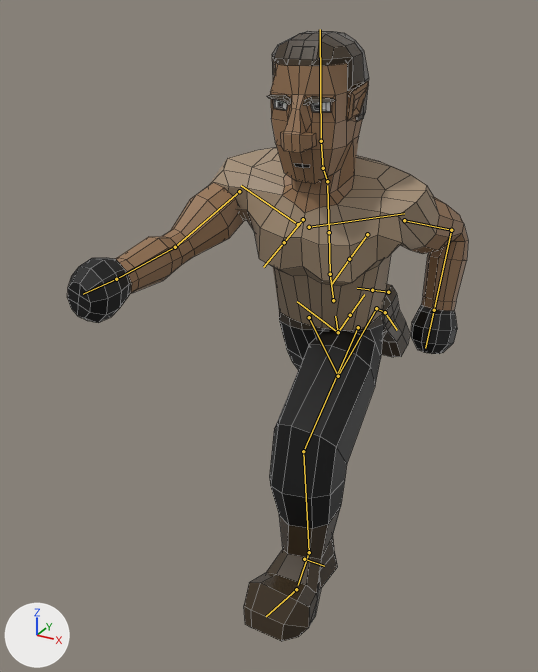
One commit to the FBX model Assets/PlayerModel.fbx: the scene before it, then after it.
Before and after are seen from a 50 mm camera at (1.22, -2.73, 2.41) aimed at (-0.25, -0.05, 1.07). The lights are fixed; the arrows at lower left show +X, +Y and +Z. The picture after the commit comes second. Both versions are drawn at frame 9 of the action 'Running '; the numbers are the values there. The bones that change, and the others that lie on the model, are drawn over the model as lines. Mesh edges are drawn as thin lines.

The first picture shows 'Human.Mesh'.
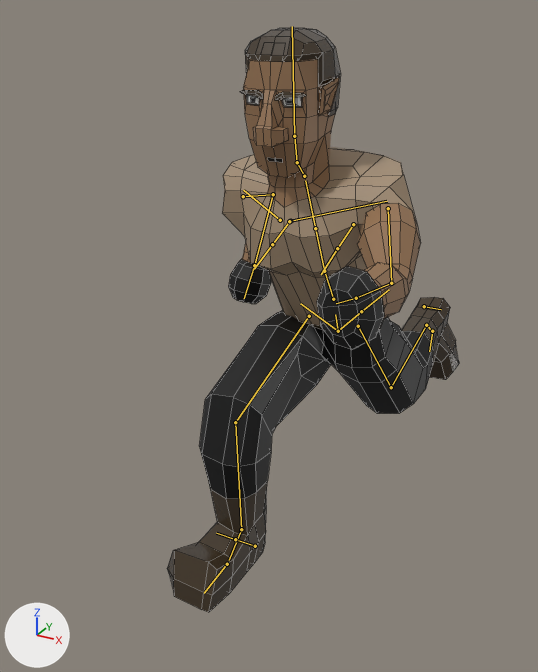
Pixel boxes (x1, y1, x2, y2) of what changed, in the pictures (538 x 672 px):
'Human.Mesh', posed (27% narrower)
    before: (68, 31, 468, 641)
    after: (167, 28, 459, 612)
bone 'spine.001', root to tip
    before: (333, 300) to (330, 274)
    after: (333, 299) to (324, 271)
bone 'spine.005', root to tip
    before: (323, 168) to (321, 141)
    after: (297, 162) to (294, 136)
bone 'shoulder.L', root to tip
    before: (309, 227) to (404, 213)
    after: (290, 221) to (387, 201)
bone 'upper_arm.L', root to tip
    before: (404, 220) to (451, 230)
    after: (388, 208) to (391, 283)
bone 'forearm.L', root to tip
    before: (451, 230) to (434, 310)
    after: (391, 283) to (356, 298)
bone 'shoulder.R', root to tip
    before: (298, 224) to (241, 185)
    after: (280, 220) to (243, 190)
bone 'upper_arm.R', root to tip
    before: (239, 191) to (175, 247)
    after: (243, 196) to (273, 194)
bone 'forearm.R', root to tip
    before: (175, 247) to (116, 279)
    after: (273, 194) to (254, 265)
bone 'pelvis.L', root to tip
    before: (338, 332) to (350, 315)
    after: (338, 331) to (361, 311)
bone 'thigh.L', root to tip
    before: (358, 327) to (303, 451)
    after: (358, 326) to (391, 387)
bone 'shin.L', root to tip
    before: (303, 451) to (309, 552)
    after: (391, 387) to (426, 325)
bone 'foot.L', root to tip
    before: (309, 552) to (298, 585)
    after: (426, 325) to (431, 330)
bone 'toe.L', root to tip
    before: (296, 589) to (266, 616)
    after: (432, 331) to (429, 351)
bone 'pelvis.R', root to tip
    before: (338, 332) to (297, 301)
    after: (338, 331) to (300, 303)
bone 'thigh.R', root to tip
    before: (309, 317) to (338, 376)
    after: (309, 316) to (235, 422)
bone 'foot.R', root to tip
    before: (376, 308) to (384, 312)
    after: (241, 529) to (229, 560)
bone 'toe.R', root to tip
    before: (385, 312) to (397, 330)
    after: (227, 564) to (204, 593)

Patch to the scene script:
```diff
--- a/Assets/PlayerModel.fbx.py
+++ b/Assets/PlayerModel.fbx.py
@@ bone_spine_001 @@
 bone_spine_001 = bpy.data.objects['Human'].pose.bones['spine.001']  # child of 'spine'
-bone_spine_001.rotation_quaternion = (0.991, 0.13, -0.015, -0.041)  # degrees (15, -1, -5)
+bone_spine_001.rotation_quaternion = (0.991, 0.128, 0.015, 0.041)  # degrees (15, 1, 5)
@@ bone_spine_005 @@
 bone_spine_005 = bpy.data.objects['Human'].pose.bones['spine.005']  # child of 'spine.004'
-bone_spine_005.rotation_quaternion = (0.991, -0.13, 0.015, 0.041)  # degrees (-15, 2, 4)
+bone_spine_005.rotation_quaternion = (0.991, -0.129, -0.015, -0.041)  # degrees (-15, -2, -4)
@@ bone_shoulder_l @@
 bone_shoulder_l = bpy.data.objects['Human'].pose.bones['shoulder.L']  # child of 'spine.003'
-bone_shoulder_l.location = (-0.002, 0.001, 0.0)
-bone_shoulder_l.rotation_quaternion = (0.998, -0.013, 0.008, 0.058)  # degrees (-1, 1, 7)
+bone_shoulder_l.location = (0.002, -0.001, 0.001)
+bone_shoulder_l.rotation_quaternion = (0.997, 0.015, -0.01, -0.072)  # degrees (2, -1, -8)
@@ bone_upper_arm_l @@
 bone_upper_arm_l = bpy.data.objects['Human'].pose.bones['upper_arm.L']  # child of 'shoulder.L'
-bone_upper_arm_l.rotation_quaternion = (0.767, -0.201, 0.356, -0.496)  # degrees (-45, 20, -74)
+bone_upper_arm_l.rotation_quaternion = (0.658, 0.377, -0.519, -0.395)  # degrees (79, -23, -81)
@@ bone_forearm_l @@
 bone_forearm_l = bpy.data.objects['Human'].pose.bones['forearm.L']  # child of 'upper_arm.L'
-bone_forearm_l.rotation_quaternion = (0.732, 0.667, -0.027, -0.138)  # degrees (84, 8, -14)
+bone_forearm_l.rotation_quaternion = (0.936, 0.332, -0.009, -0.117)  # degrees (39, 3, -13)
@@ bone_shoulder_r @@
 bone_shoulder_r = bpy.data.objects['Human'].pose.bones['shoulder.R']  # child of 'spine.003'
-bone_shoulder_r.location = (-0.001, -0.001, 0.0)
-bone_shoulder_r.rotation_quaternion = (0.998, 0.012, 0.008, 0.058)  # degrees (1, 1, 7)
+bone_shoulder_r.location = (0.002, 0.001, -0.001)
+bone_shoulder_r.rotation_quaternion = (0.997, -0.017, -0.01, -0.072)  # degrees (-2, -1, -8)
@@ bone_upper_arm_r @@
 bone_upper_arm_r = bpy.data.objects['Human'].pose.bones['upper_arm.R']  # child of 'shoulder.R'
-bone_upper_arm_r.rotation_quaternion = (0.665, 0.448, 0.465, 0.374)  # degrees (80, 17, 73)
+bone_upper_arm_r.rotation_quaternion = (0.737, -0.269, -0.357, 0.506)  # degrees (-52, -15, 76)
@@ bone_forearm_r @@
 bone_forearm_r = bpy.data.objects['Human'].pose.bones['forearm.R']  # child of 'upper_arm.R'
-bone_forearm_r.rotation_quaternion = (0.976, 0.2, 0.026, 0.075)  # degrees (23, 1, 9)
+bone_forearm_r.rotation_quaternion = (0.676, 0.718, 0.095, 0.135)  # degrees (93, -4, 19)
@@ bone_pelvis_l @@
 bone_pelvis_l = bpy.data.objects['Human'].pose.bones['pelvis.L']  # child of 'spine'
-bone_pelvis_l.rotation_quaternion = (0.998, 0.021, -0.039, -0.041)  # degrees (3, -4, -5)
+bone_pelvis_l.rotation_quaternion = (0.997, -0.026, 0.048, 0.05)  # degrees (-3, 6, 6)
@@ bone_thigh_l @@
 bone_thigh_l = bpy.data.objects['Human'].pose.bones['thigh.L']  # child of 'spine'
-bone_thigh_l.rotation_quaternion = (0.853, -0.522, -0.022, 0.0)  # degrees (-63, -2, 1)
+bone_thigh_l.rotation_quaternion = (0.938, 0.345, 0.015, 0.0)  # degrees (40, 2, 1)
@@ bone_shin_l @@
 bone_shin_l = bpy.data.objects['Human'].pose.bones['shin.L']  # child of 'thigh.L'
-bone_shin_l.rotation_quaternion = (0.866, 0.5, 0.0, 0.0)  # degrees (60, 0, 0)
+bone_shin_l.rotation_quaternion = (0.89, 0.456, 0.0, 0.0)  # degrees (54, 0, 0)
@@ bone_foot_l @@
 bone_foot_l = bpy.data.objects['Human'].pose.bones['foot.L']  # child of 'shin.L'
-bone_foot_l.rotation_quaternion = (0.996, 0.087, 0.0, 0.0)  # degrees (10, 0, 0)
+bone_foot_l.rotation_quaternion = (0.992, 0.13, 0.0, 0.0)  # degrees (15, 0, 0)
@@ bone_toe_l @@
 bone_toe_l = bpy.data.objects['Human'].pose.bones['toe.L']  # child of 'foot.L'
-bone_toe_l.rotation_quaternion = (0.991, 0.129, 0.011, -0.012)  # degrees (15, 1, -1)
+bone_toe_l.rotation_quaternion = (0.998, -0.048, -0.024, -0.015)  # degrees (-5, -3, -2)
@@ bone_pelvis_r @@
 bone_pelvis_r = bpy.data.objects['Human'].pose.bones['pelvis.R']  # child of 'spine'
-bone_pelvis_r.rotation_quaternion = (0.998, -0.021, -0.039, -0.041)  # degrees (-2, -5, -5)
+bone_pelvis_r.rotation_quaternion = (0.997, 0.026, 0.048, 0.05)  # degrees (3, 5, 6)
@@ bone_thigh_r @@
 bone_thigh_r = bpy.data.objects['Human'].pose.bones['thigh.R']  # child of 'spine'
-bone_thigh_r.rotation_quaternion = (0.938, 0.347, -0.015, 0.0)  # degrees (41, -2, -1)
+bone_thigh_r.rotation_quaternion = (0.829, -0.558, 0.023, 0.0)  # degrees (-68, 2, -1)
@@ bone_foot_r @@
 bone_foot_r = bpy.data.objects['Human'].pose.bones['foot.R']  # child of 'shin.R'
-bone_foot_r.rotation_quaternion = (0.991, 0.128, -0.022, -0.015)  # degrees (15, -2, -2)
+bone_foot_r.rotation_quaternion = (0.999, 0.04, -0.024, -0.014)  # degrees (5, -3, -2)
@@ bone_toe_r @@
 bone_toe_r = bpy.data.objects['Human'].pose.bones['toe.R']  # child of 'foot.R'
-bone_toe_r.rotation_quaternion = (0.996, -0.086, 0.015, 0.002)  # degrees (-10, 2, 0)
+bone_toe_r.rotation_quaternion = (0.997, 0.065, -0.004, -0.042)  # degrees (7, 0, -5)
```
